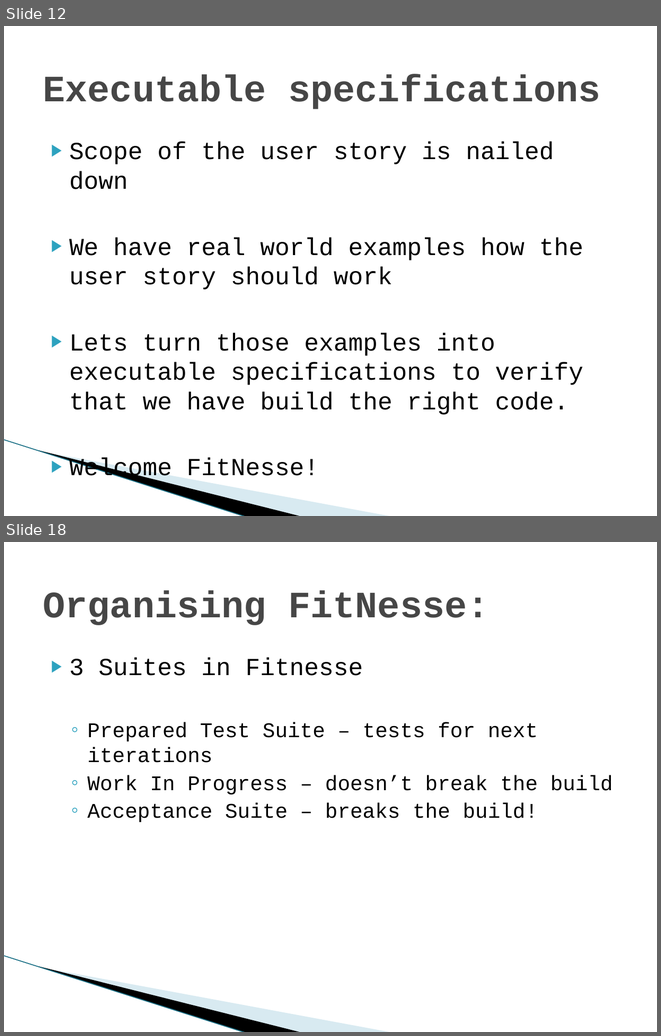
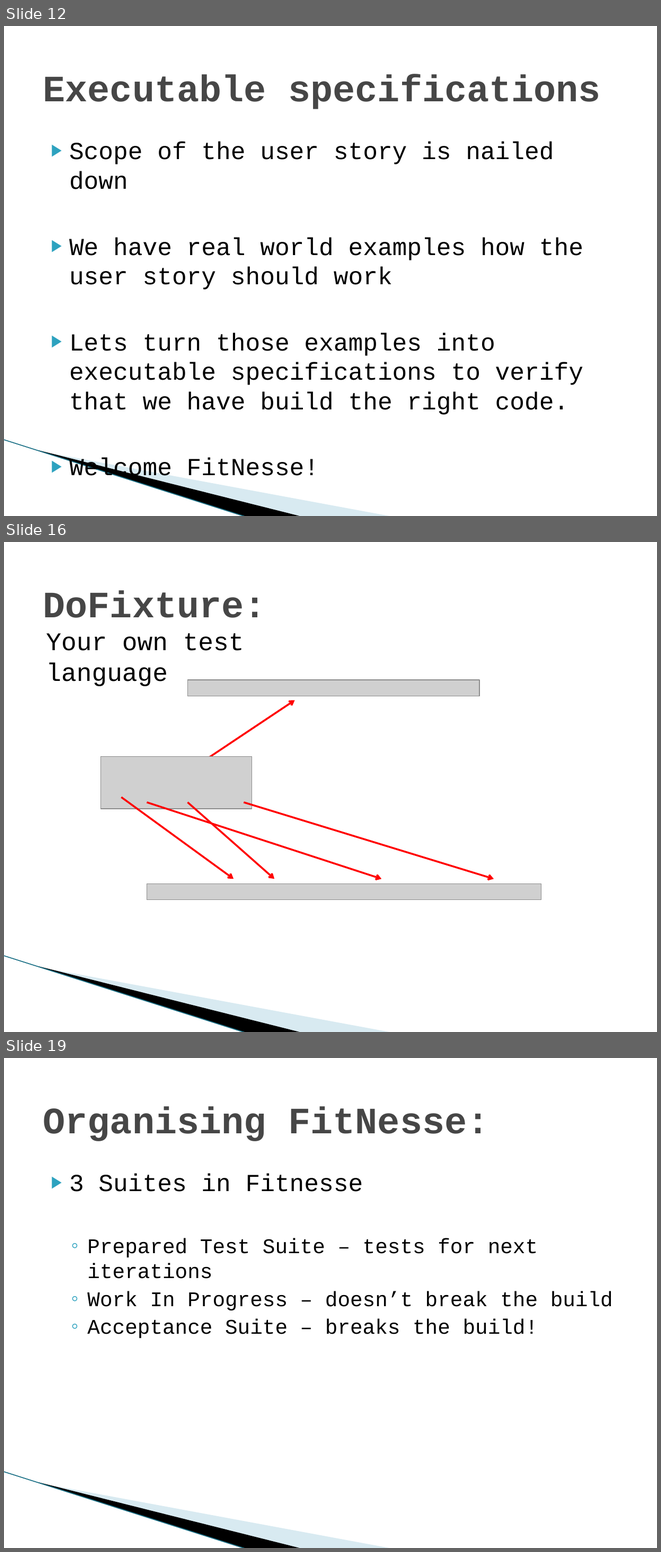
Before and after one commit to michelgrootjans/agileacceptancetesting, a slide deck: Slides/20090514_iLearn_AgileAcceptanceTesting.pptx. Shown one above the other, each under a label of ours: slides 12 and 18 before the commit, slides 12, 16 and 19 after it; the slides between them are not shown. The pictures are 661x1036 and 661x1552 pixels, drawn with LibreOffice and Linux fonts; fonts in the diff are those of the drawing; grey boxes stand for pictures; background and template pictures are left out. Boxes give left, top, right and bottom in pixels: in the first picture for what was removed or moved away, otherwise in the second. Text is boxed around its words. In the diff, an @@ line names an element or a change of style, - is before the commit and + after.

```diff
--- a/Slides/20090514_iLearn_AgileAcceptanceTesting.pptx
+++ b/Slides/20090514_iLearn_AgileAcceptanceTesting.pptx
@@ slide 16 added at (x1=4, y1=542, x2=657, y2=1032), background #FFFFFF; not listed: 3 template elements that a slide beside it also shows @@
@@ title added at (x1=43, y1=590, x2=266, y2=618), 41 pt, text #464646, bold @@
+DoFixture:
@@ text added at (x1=46, y1=633, x2=244, y2=686), 28 pt, text #000000 @@
+Your own test language
@@ picture added at (x1=187, y1=680, x2=479, y2=696) @@
@@ arrow added from (203, 761) to (294, 700), #FF0000 2 pt @@
@@ picture added at (x1=100, y1=756, x2=252, y2=809) @@
@@ arrow added from (122, 797) to (234, 879), #FF0000 2 pt @@
@@ arrow added from (147, 802) to (381, 879), #FF0000 2 pt @@
@@ arrow added from (187, 802) to (274, 879), #FF0000 2 pt @@
@@ arrow added from (244, 802) to (494, 879), #FF0000 2 pt @@
@@ picture added at (x1=147, y1=883, x2=541, y2=899) @@
@@ what was slide 18 is now slide 19 @@
```
Also in this commit, not shown: 3 slides changed, 4 other slides added, 3 slides removed.
